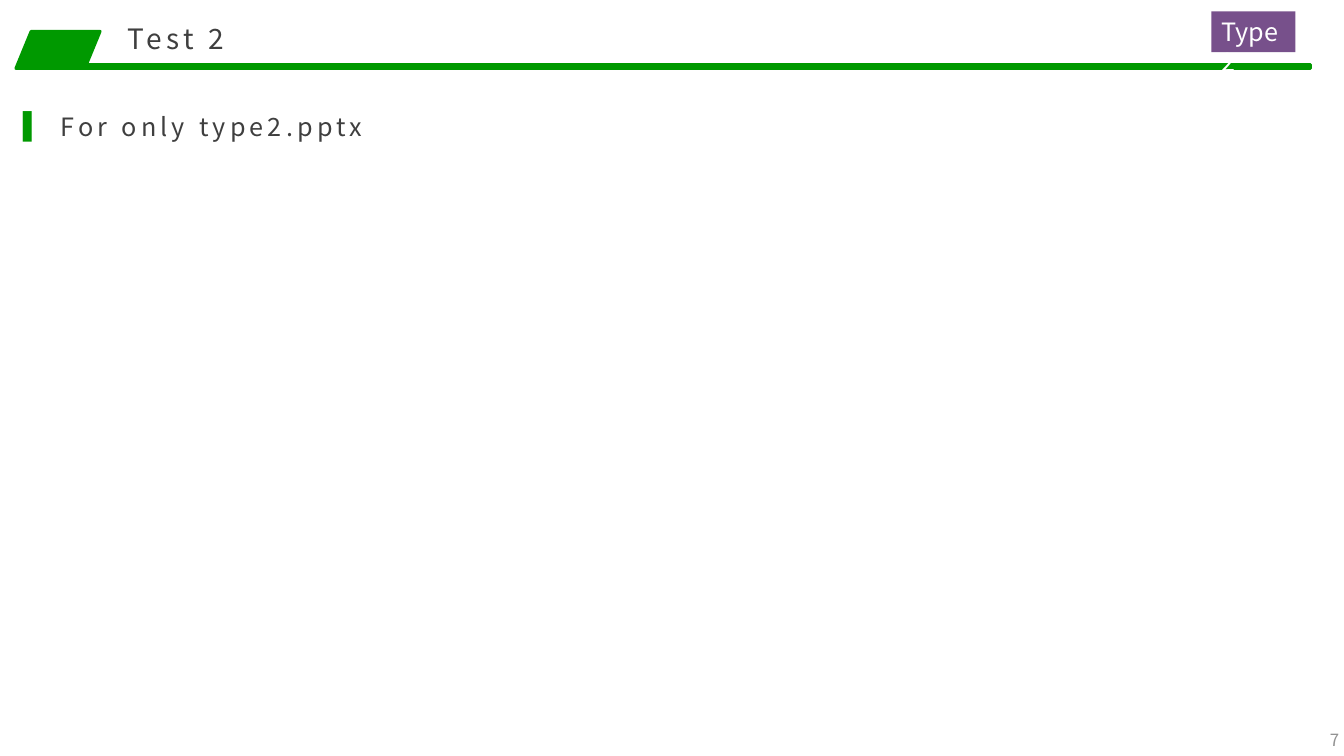
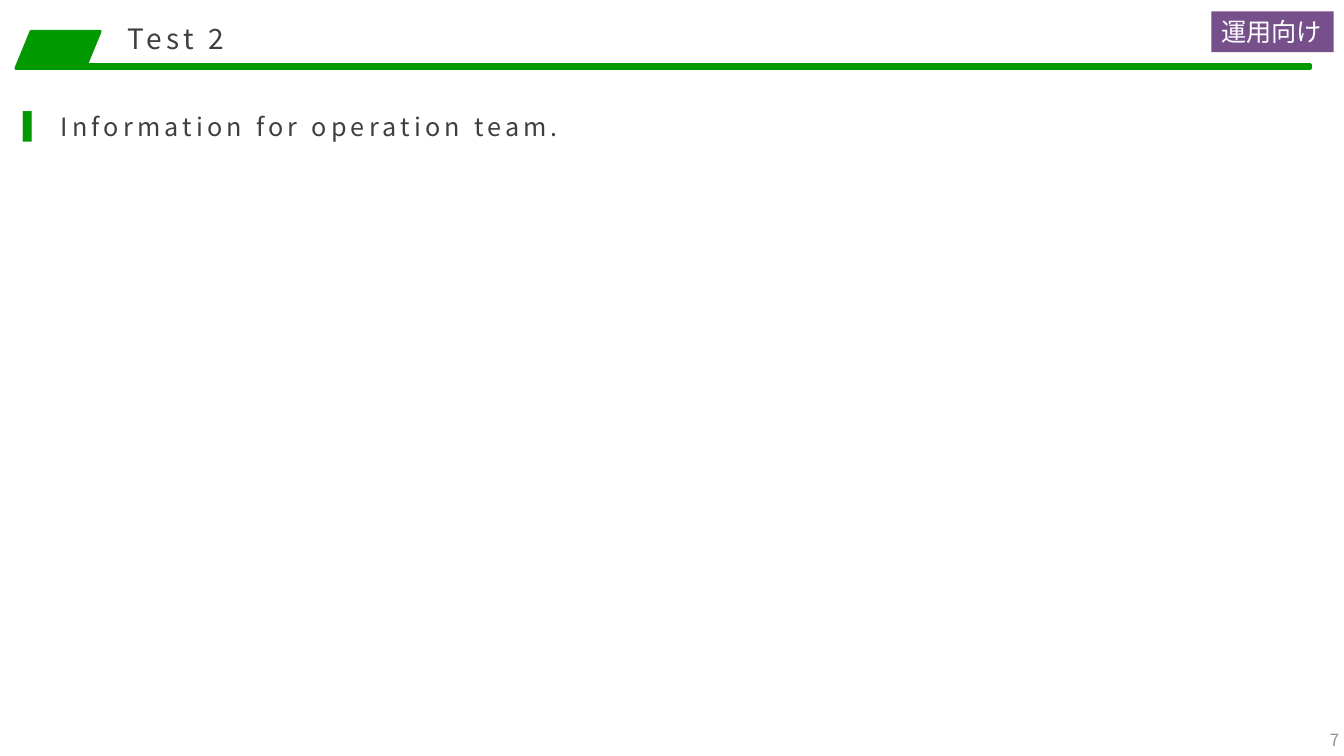
Before and after one commit to NaoyaMurata60/SlideProducer, a slide deck: slide 7 of テンプレート.pptx. Drawn at 1344x756 pixels with LibreOffice and Linux fonts; fonts in the diff are those of the drawing. Boxes give left, top, right and bottom in pixels: in the first picture for what was removed or moved away, otherwise in the second. Text is boxed around its words. In the diff, an @@ line names an element or a change of style, - is before the commit and + after.

Commit message:
change our operation

```diff
--- a/テンプレート.pptx
+++ b/テンプレート.pptx
@@ rectangle "運用向け": place and size @@
-rectangle "運用向け" at (1212, 11, 1296, 51)
+rectangle "運用向け" at (1212, 11, 1334, 51)
@@ text in rectangle at (1221, 20, 1322, 43): text changed @@
-Type2
+運用向け
@@ text at (61, 115, 558, 142): text changed @@
-▌ For only type2.pptx
+▌ Information for operation team.
```
Also in this commit, not shown: 6 other slides changed, 1 other file.
